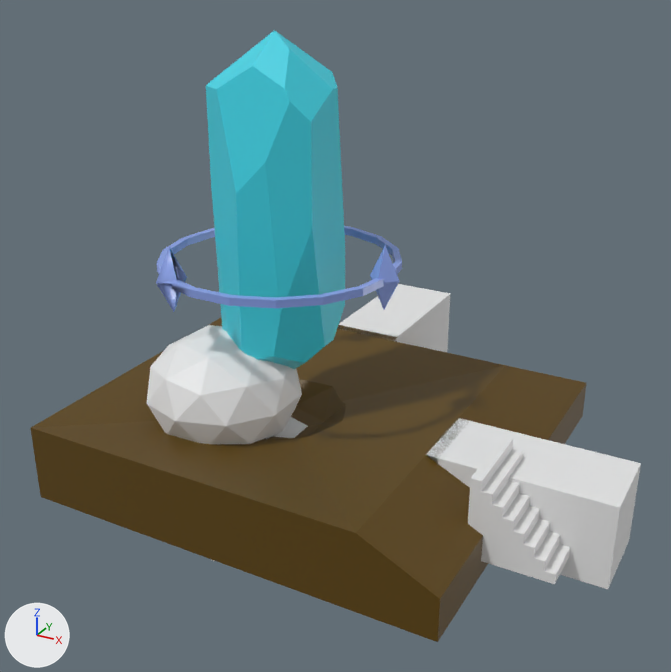
An edit to the FBX model Assets/3D Objects/PowerCrystalBase.fbx, drawn before and after from the same camera.
One viewpoint serves both versions: a 50 mm lens placed at (11.52, -18.16, 13.03), pointed at (1.06, 0.85, 3.53). The lights are fixed; the arrows at lower left show +X, +Y and +Z. Where no turn or scale is listed for an object, it has been applied to the vertices.

The scene before the commit, as lines of its bpy script (objects in view):
```python
ob_base = bpy.data.objects.new('Base', me_cube_001)
ob_base.location = (0.0, 0.0, 0.86)
ob_cone_001 = bpy.data.objects.new('Cone.001', me_cone_001)
ob_cone_001.location = (0.0, 0.0, 0.5)
ob_cone_001.scale = (0.378, 0.378, 0.378)
ob_crystal = bpy.data.objects.new('Crystal', me_cone_002)
ob_crystal.location = (0.0, 0.0, 0.73)
ob_crystal.scale = (1.58, 1.58, 1.58)
ob_cube_001 = bpy.data.objects.new('Cube.001', me_cube_003)
ob_cube_001.location = (6.5, 0.0, 0.86)
ob_cylinder_001 = bpy.data.objects.new('Cylinder.001', me_cylinder_001)
ob_cylinder_001.location = (0.0, 0.0, 0.0)
ob_icosphere = bpy.data.objects.new('Icosphere', me_icosphere_001)
ob_icosphere.location = (-1.08, -1.08, 2.39)
ob_stairs = bpy.data.objects.new('Stairs', me_cube)
ob_stairs.location = (6.92, -1.08, 1.4)
```
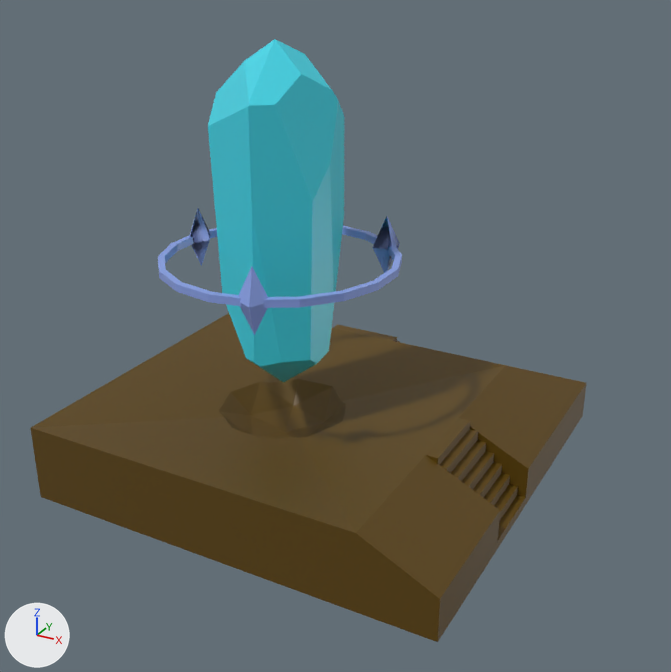
What differs and where, as boxes [x1, y1, x2, y2] in the pictures (671 x 672 px):
'Crystal', moved, turned: before [206, 30, 345, 369]; after [208, 39, 344, 382]
'Cube.001', deleted: before [338, 284, 641, 589]
'Icosphere', deleted: before [147, 325, 302, 444]
'Stairs', deleted: before [468, 437, 570, 584]
'Cone.001', turned: before [156, 226, 402, 312]; after [158, 208, 402, 335]
'Cylinder.001', deleted: before [211, 417, 308, 561]

The change, as a diff of the scene's bpy script:
```diff
--- a/Assets/3D Objects/PowerCrystalBase.fbx.py
+++ b/Assets/3D Objects/PowerCrystalBase.fbx.py
@@ ob_cube_001 @@
-ob_cube_001 = bpy.data.objects.new('Cube.001', me_cube_003)
-ob_cube_001.location = (6.5, 0.0, 0.86)
@@ ob_cylinder_001 @@
-ob_cylinder_001 = bpy.data.objects.new('Cylinder.001', me_cylinder_001)
-ob_cylinder_001.location = (0.0, 0.0, 0.0)
@@ ob_stairs @@
-ob_stairs = bpy.data.objects.new('Stairs', me_cube)
-ob_stairs.location = (6.92, -1.08, 1.4)
@@ ob_cone_001 @@
 ob_cone_001.location = (0.0, 0.0, 0.5)
+ob_cone_001.rotation_euler = (0.0, 0.0, -1.222)  # degrees (0, 0, -70)
 ob_cone_001.scale = (0.378, 0.378, 0.378)
@@ ob_crystal @@
 ob_crystal = bpy.data.objects.new('Crystal', me_cone_002)
-ob_crystal.location = (0.0, 0.0, 0.73)
+ob_crystal.location = (0.0, 0.0, 0.54)
+ob_crystal.rotation_euler = (0.0, 0.0, 1.222)  # degrees (0, 0, 70)
 ob_crystal.scale = (1.58, 1.58, 1.58)
@@ ob_icosphere @@
-ob_icosphere = bpy.data.objects.new('Icosphere', me_icosphere_001)
-ob_icosphere.location = (-1.08, -1.08, 2.39)
```
